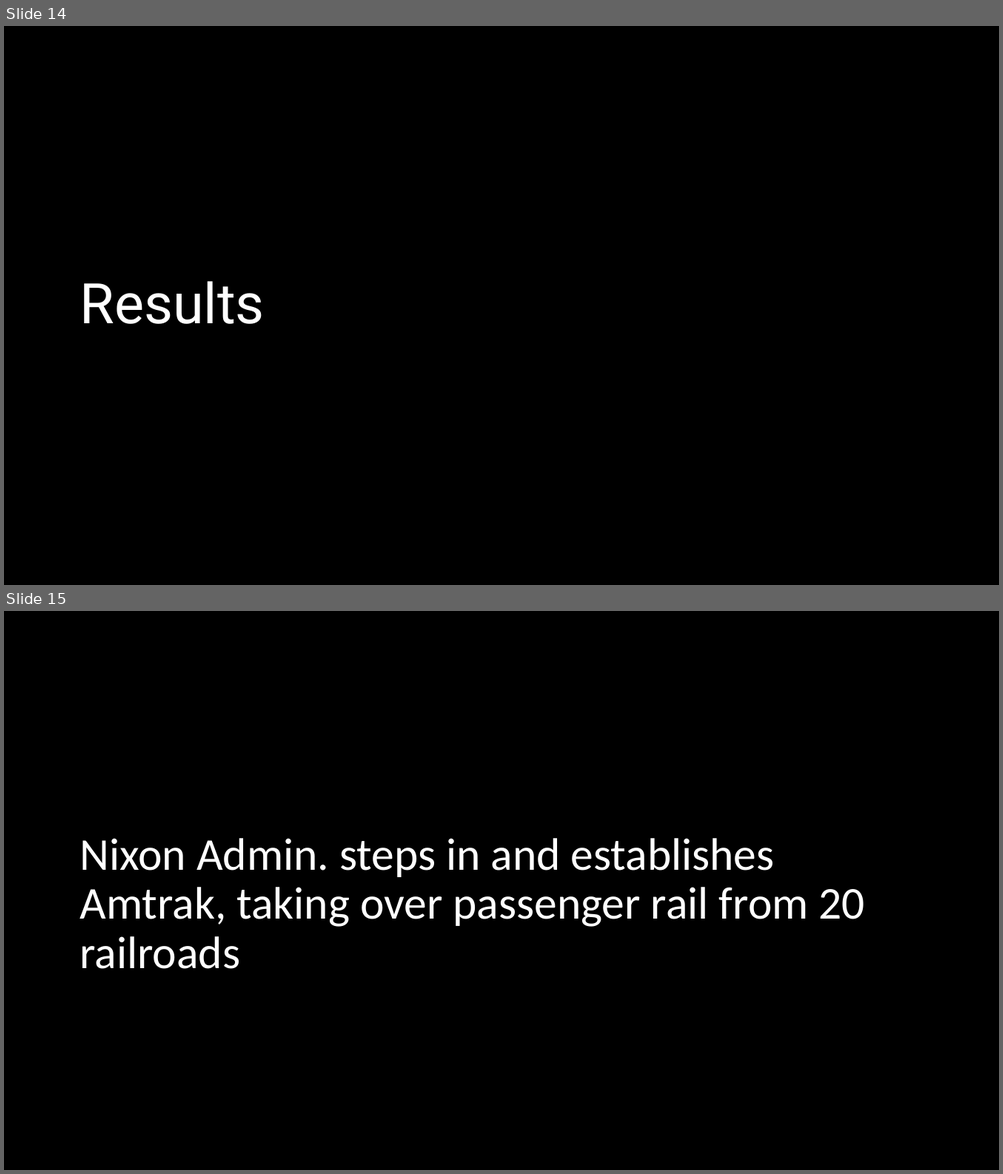
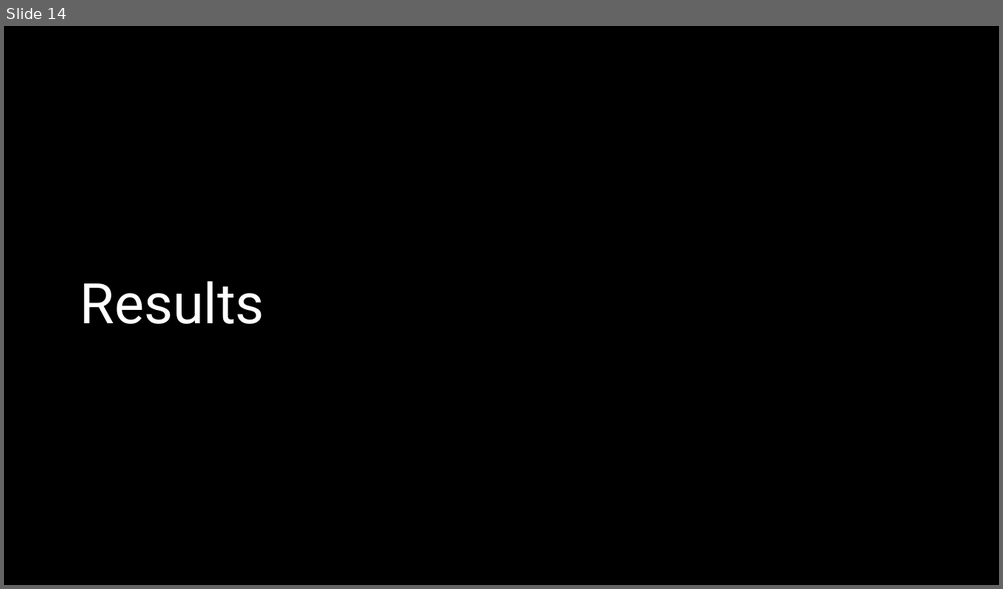
Before and after one commit to mjcj01/mjcAmtrakLDR, a slide deck: Documents/mjc_aag_talk_slidedeck.pptx. Shown one above the other, each under a label of ours: slides 14 and 15 before the commit, slide 14 after it. The pictures are 1003x1174 and 1003x589 pixels, drawn with LibreOffice and Linux fonts; fonts in the diff are those of the drawing. Boxes give left, top, right and bottom in pixels: in the first picture for what was removed or moved away, otherwise in the second. Text is boxed around its words. In the diff, an @@ line names an element or a change of style, - is before the commit and + after.

```diff
--- a/Documents/mjc_aag_talk_slidedeck.pptx
+++ b/Documents/mjc_aag_talk_slidedeck.pptx
@@ slide 15 removed at <box>4,611,999,1170</box>, background #000000 @@
@@ title removed at <box>79,838,865,969</box> @@
-Nixon Admin. steps in and establishes Amtrak, taking over passenger rail from 20 railroads
```
Also in this commit, not shown: 1 slide added, 2 other files.
